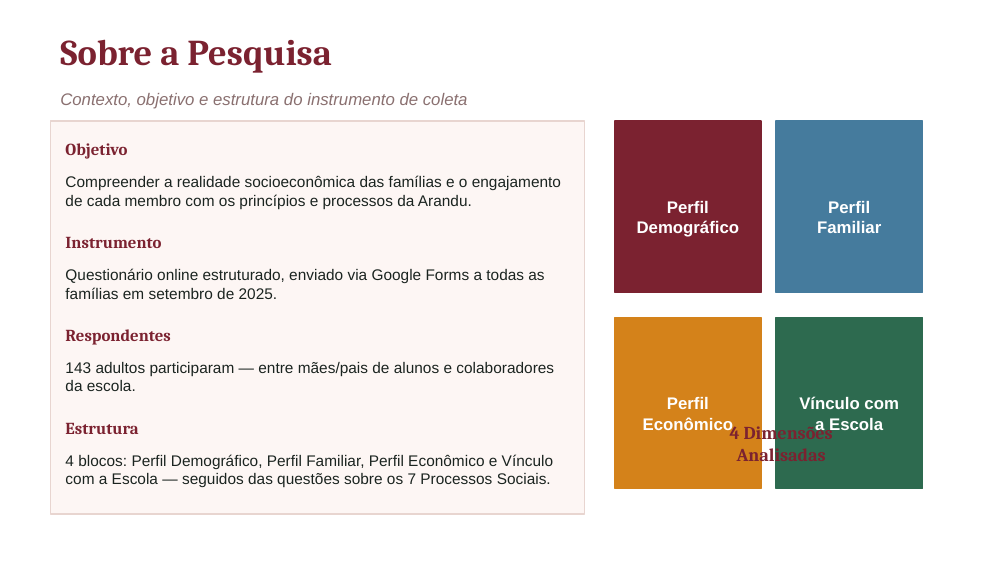
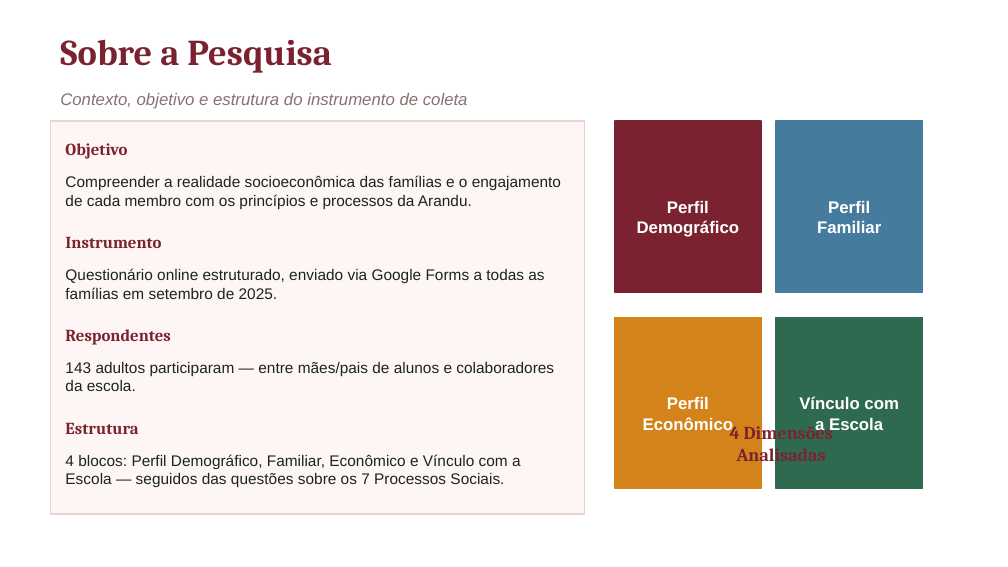
Before and after one commit to bruno-curta/arandu, a slide deck: slide 2 of Pesquisa_Comunidade_Arandu_2025.pptx. Drawn at 1008x567 pixels with LibreOffice and Linux fonts; fonts in the diff are those of the drawing. Boxes give left, top, right and bottom in pixels: in the first picture for what was removed or moved away, otherwise in the second. Text is boxed around its words. In the diff, an @@ line names an element or a change of style, - is before the commit and + after.

```diff
--- a/Pesquisa_Comunidade_Arandu_2025.pptx
+++ b/Pesquisa_Comunidade_Arandu_2025.pptx
@@ text at box(65, 454, 521, 488): text changed @@
-4 blocos: Perfil Demográfico, Perfil Familiar, Perfil Econômico e Vínculo com a Escola — seguidos das questões sobre os 7 Processos Sociais.
+4 blocos: Perfil Demográfico, Familiar, Econômico e Vínculo com a Escola — seguidos das questões sobre os 7 Processos Sociais.
```
Also in this commit, not shown: 8 other slides changed, 2 slides added, 1 other file.
